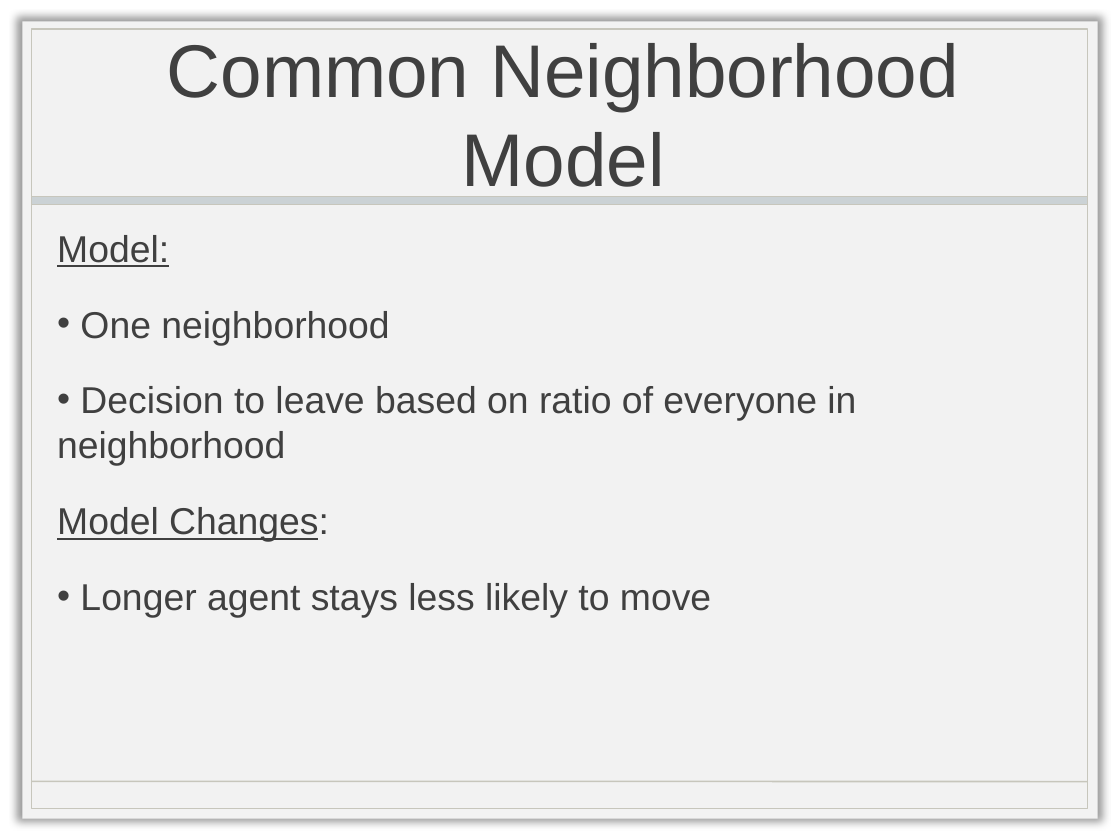
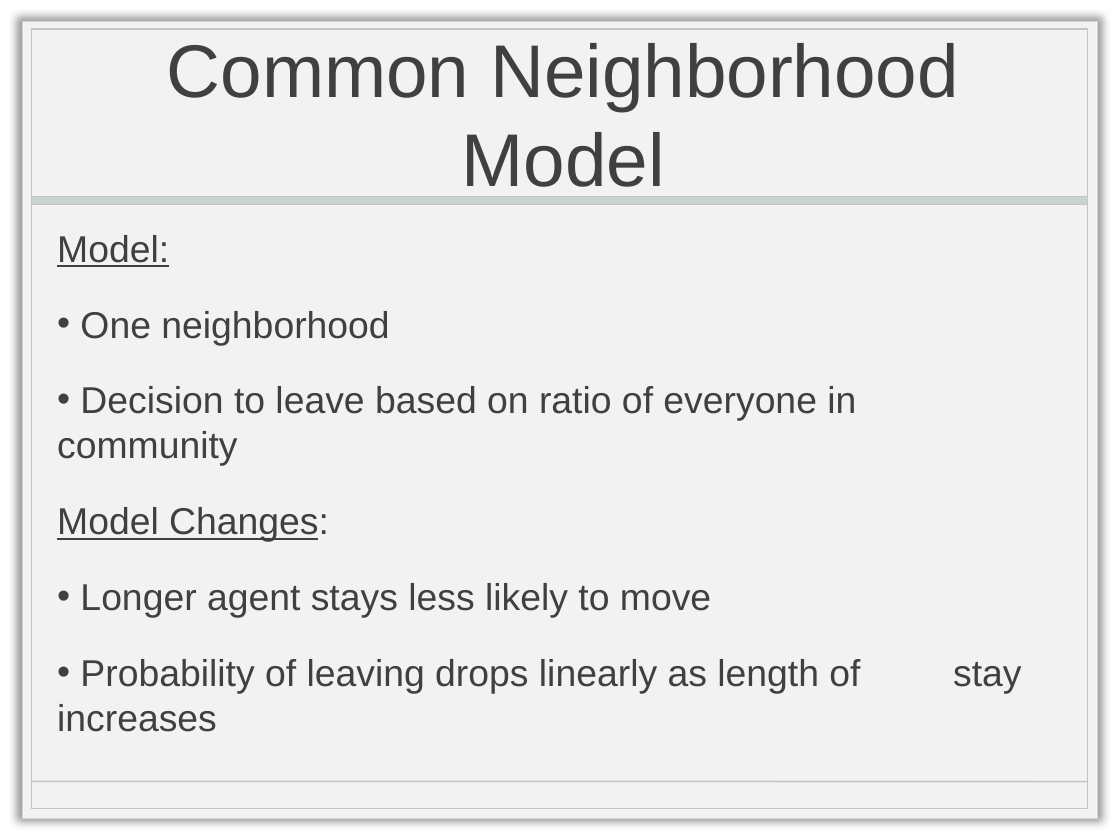
Before and after one commit to chathika/CAP6675HW2, a slide deck: slide 6 of CAP6675_HW2_Presentation.pptx. Drawn at 1120x840 pixels with LibreOffice and Linux fonts; fonts in the diff are those of the drawing; background and template pictures are left out. Boxes give left, top, right and bottom in pixels: in the first picture for what was removed or moved away, otherwise in the second. Text is boxed around its words. In the diff, an @@ line names an element or a change of style, - is before the commit and + after.

Commit message:
Added why

```diff
--- a/CAP6675_HW2_Presentation.pptx
+++ b/CAP6675_HW2_Presentation.pptx
@@ text at <box>57,386,856,466</box>: text changed @@
-• Decision to leave based on ratio of everyone in neighborhood
+• Decision to leave based on ratio of everyone in community
@@ text at <box>80,659,1021,694</box>: paragraph added @@
+• Probability of leaving drops linearly as length of stay increases
```
Also in this commit, not shown: 3 other slides changed.
